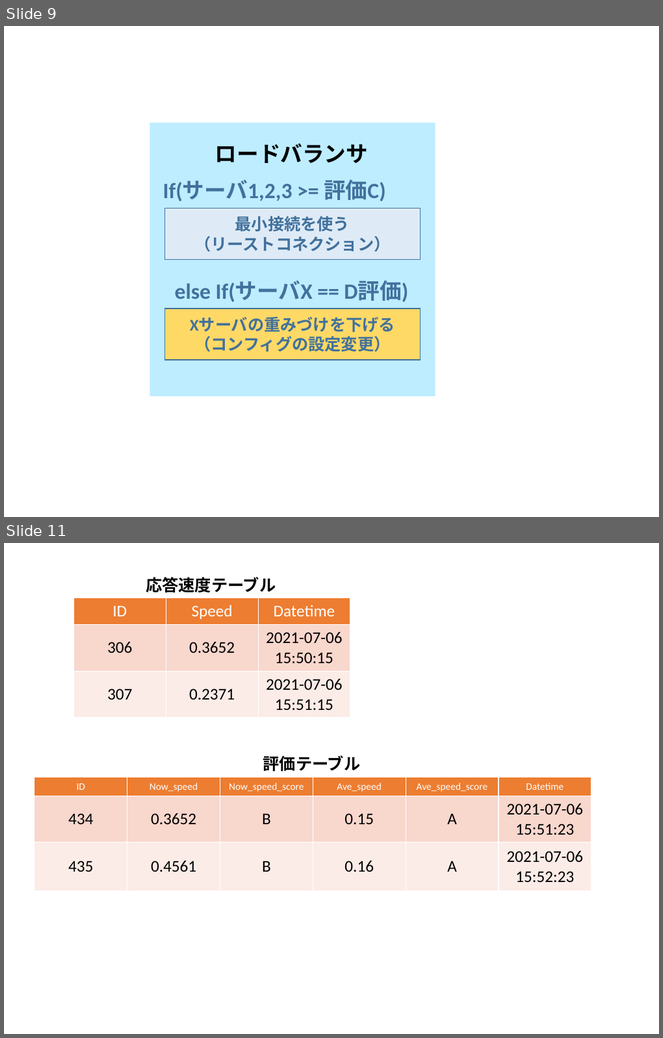
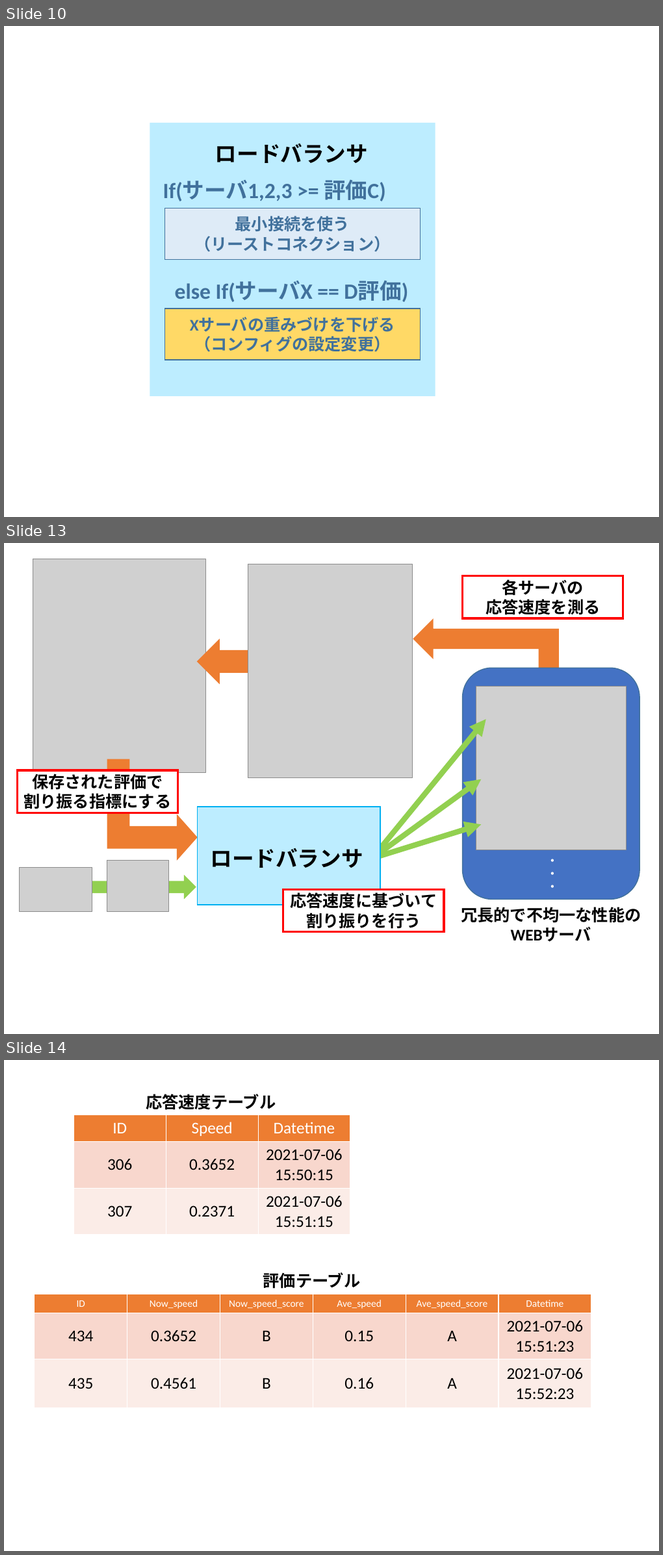
Before and after one commit to kait-takanolab/1821086_matsuo_thesis, a slide deck: meeting/1821086_matsuo_Chart.pptx. Shown one above the other, each under a label of ours: slides 9 and 11 before the commit, slides 10, 13 and 14 after it; the slides between them are not shown. The pictures are 663x1038 and 663x1555 pixels, drawn with LibreOffice and Linux fonts; fonts in the diff are those of the drawing; grey boxes stand for pictures. Boxes give left, top, right and bottom in pixels: in the first picture for what was removed or moved away, otherwise in the second. Text is boxed around its words. In the diff, an @@ line names an element or a change of style, - is before the commit and + after.

```diff
--- a/meeting/1821086_matsuo_Chart.pptx
+++ b/meeting/1821086_matsuo_Chart.pptx
@@ slide 13 added at (x1=4, y1=543, x2=659, y2=1034), background #FFFFFF @@
@@ picture added at (x1=33, y1=559, x2=206, y2=772) @@
@@ picture added at (x1=248, y1=564, x2=412, y2=778) @@
@@ rectangle added at (x1=463, y1=575, x2=623, y2=618), fill #FFFFFF, outline #FF0000 2.25 pt, 18 pt, text #000000, bold @@
+各サーバの
+応答速度を測る
@@ bent up arrow added at (x1=413, y1=618, x2=559, y2=700), fill #ED7D31 @@
@@ right arrow added at (x1=196, y1=639, x2=252, y2=685), fill #ED7D31 @@
@@ rounded rectangle added at (x1=463, y1=668, x2=640, y2=899), fill #4472C4, outline #41719C 1 pt @@
@@ picture added at (x1=477, y1=687, x2=627, y2=850) @@
@@ arrow added from (372, 859) to (486, 719), #92D050 6 pt @@
@@ rectangle added at (x1=17, y1=771, x2=178, y2=813), fill #FFFFFF, outline #FF0000 2.25 pt, 18 pt, text #000000, bold @@
+保存された評価で
+割り振る指標にする
@@ bent up arrow added at (x1=107, y1=759, x2=198, y2=861), fill #ED7D31 @@
@@ arrow added from (372, 859) to (481, 780), #92D050 6 pt @@
@@ rectangle added at (x1=197, y1=807, x2=380, y2=905), fill #BDEDFF, outline #01B0F1 1 pt @@
@@ arrow added from (372, 859) to (481, 824), #92D050 6 pt @@
@@ text added at (x1=210, y1=849, x2=363, y2=868), 24 pt, text #000000, bold @@
+ロードバランサ
@@ picture added at (x1=19, y1=867, x2=92, y2=912) @@
@@ picture added at (x1=107, y1=861, x2=168, y2=912) @@
@@ text added at (x1=547, y1=859, x2=558, y2=888), 12 pt, text #FFFFFF, bold @@
+・
+・
+・
@@ right arrow added at (x1=76, y1=875, x2=196, y2=899), fill #92D050 @@
@@ rectangle added at (x1=283, y1=889, x2=443, y2=932), fill #FFFFFF, outline #FF0000 2.25 pt, 18 pt, text #000000, bold @@
+応答速度に基づいて
+割り振りを行う
@@ text added at (x1=461, y1=907, x2=641, y2=942), 18 pt, text #000000, bold @@
+冗長的で不均一な性能の
+WEBサーバ
@@ what was slide 9 is now slide 10 @@
@@ what was slide 11 is now slide 14 @@
```
Also in this commit, not shown: 1 slide changed, 2 other slides added, 1 other file.
